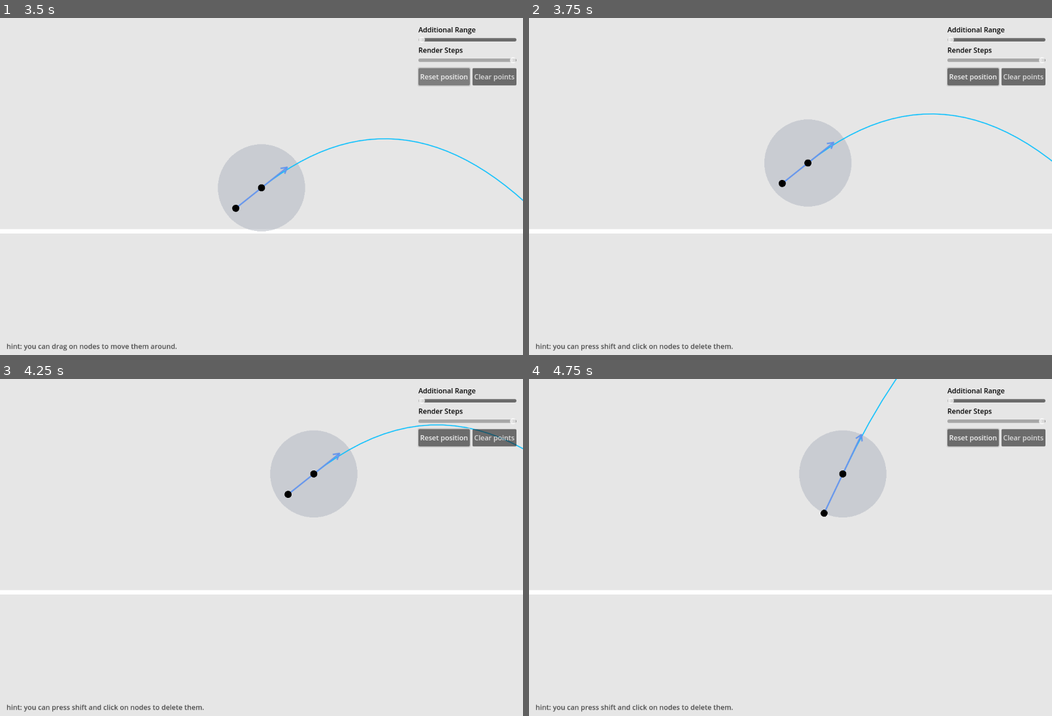
Above: before the commit, frames 1-4 (two rows, left to right).
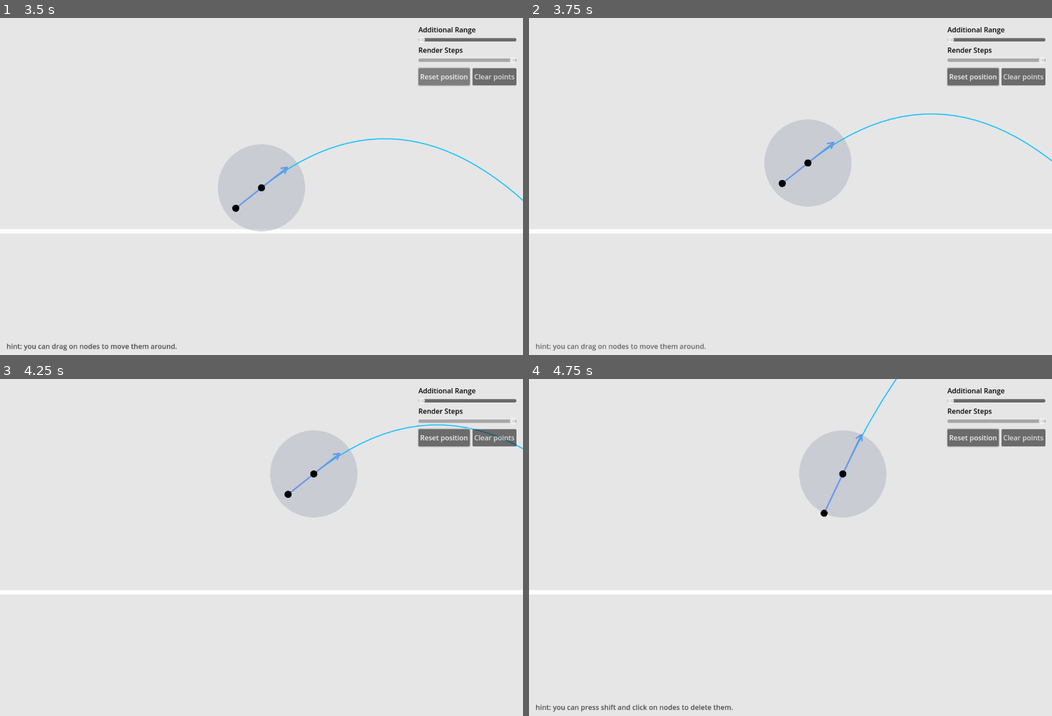
Above: after the commit, the same moments.

Repository: sihlecodes/projectile-motion-simulation
Game: Godot game, scene res://Main.tscn
Same seed, same stepped clock (60 frames per second), same inputs: the game is played once before the commit and once after it.
Inputs (mouse positions are in pixels of both pictures, inside the frame that each line leads up to):
- Up to frame 1 (3.5 s): click "Clear points" at 0.5 s; click "Clear points" at 1.25 s; click "Clear points" at 2 s; click "Reset position" at 2.75 s
- Up to frame 2 (3.75 s): drag from (790, 186) to (842, 112) at 3.52 s
- Up to frame 3 (4.25 s): no input
- Up to frame 4 (4.75 s): drag from (816, 493) to (764, 618) at 4.27 s

Frame 1 is identical in both runs. In frame 2, 0.3% of the frame differs, in the area x 1-39%, y 96-99%; in frame 3, 0.3%; in frame 4, nothing differs.

Commit message:
Added animations when milestones are completed

Diff:
--- a/Main.gd
+++ b/Main.gd
@@ -11,13 +11,21 @@
 	if milestone:
 		hint_label.text = "hint: " + milestone.instruction
 	else:
-		hint_label.text = ""
+		hint_label.text = "hint: tutorial completed"
 
 func _ready() -> void:
 	steps_slider.value = path_renderer.draw_steps
 	update_milestone_hint()
 
-	Hints.milestone_completed.connect(update_milestone_hint)
+	Hints.milestone_completed.connect(_on_milestone_completed)
+
+func _on_milestone_completed():
+	var tween: = create_tween()
+
+	tween.tween_property(hint_label, "modulate", Color.TRANSPARENT, 0.5)
+	tween.tween_callback(update_milestone_hint)
+	tween.tween_interval(0.2)
+	tween.tween_property(hint_label, "modulate", Color.WHITE, 0.3)
 
 func _on_reset_pressed() -> void:
 	var animation_duration: = 0.2
--- a/source/Hints.gd
+++ b/source/Hints.gd
@@ -1,7 +1,6 @@
 extends Node
 
 class Milestone:
-	var completed: bool = false
 	var instruction: String
 	var action: String
 	var next: Milestone
@@ -12,9 +11,6 @@
 
 	func is_action(action: String) -> bool:
 		return self.action == action
-
-	func complete():
-		completed = true
 
 var current_milestone: Milestone
 
@@ -31,7 +27,6 @@
 	current_milestone = move
 
 func complete_milestone(action: String):
-	if current_milestone.is_action(action):
-		current_milestone.complete()
+	if current_milestone and current_milestone.is_action(action):
 		current_milestone = current_milestone.next
 		milestone_completed.emit()
